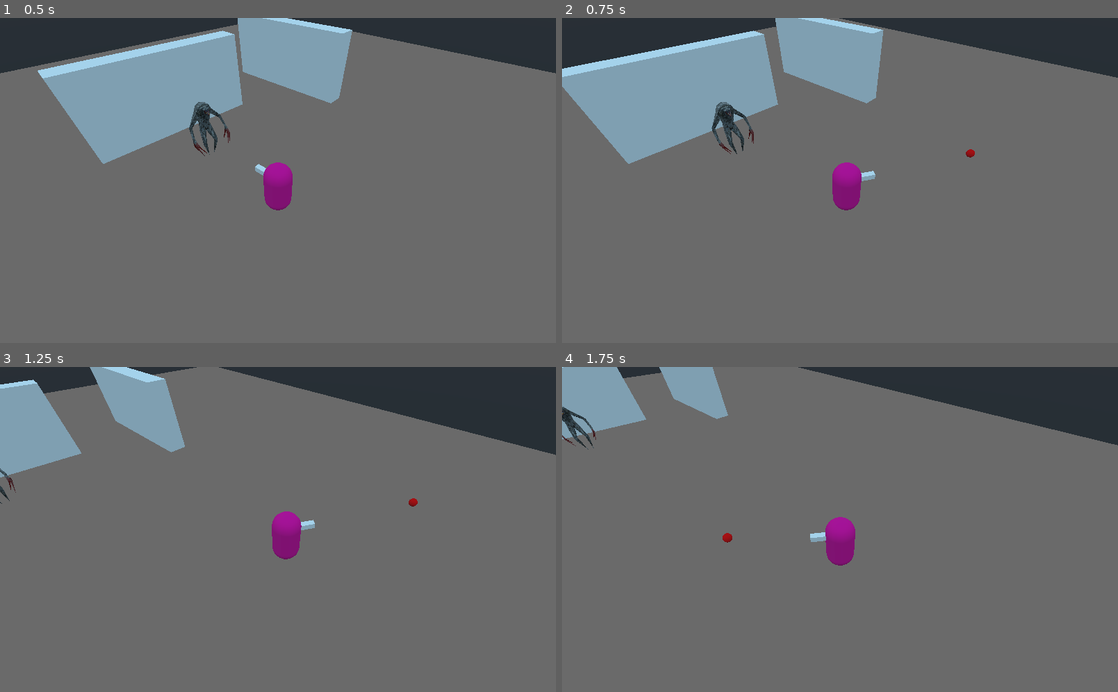
Above: before the commit, frames 1-4 (two rows, left to right).
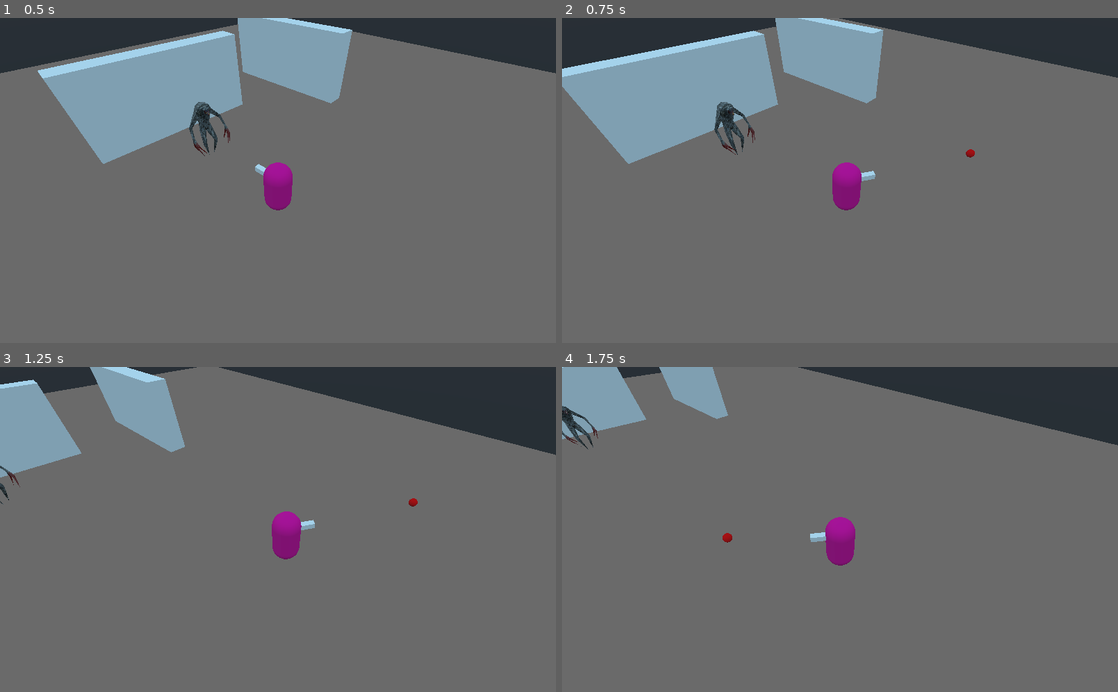
Above: after the commit, the same moments.

Repository: gusemil/topdownshooter3d-demo
Game: Godot game, scene res://scenes/World.tscn
The game is run twice, just before and just after one commit, with the same random seed, the same clock (stepped at 60 frames per second) and the same inputs.
Inputs (mouse positions are in pixels of both pictures, inside the frame that each line leads up to):
- Up to frame 1 (0.5 s): no input
- Up to frame 2 (0.75 s): move the mouse to (962, 164) at 0.52 s; press the mouse at (962, 164) at 0.53 s; hold D (move_right) from 0.53 s (still down)
- Up to frame 3 (1.25 s): keep holding D (move_right)
- Up to frame 4 (1.75 s): move the mouse to (728, 545) at 1.27 s; release D (move_right) at 1.28 s; release the mouse at (728, 545) at 1.28 s; hold S (move_backward) from 1.28 s (still down); click (728, 545) at 1.35 s

Frame 1 is identical in both runs. In frame 2, 0.3% of the frame differs, in the area x 26-35%, y 25-43%; in frame 3, 0.1%; in frame 4, 0.2%.

Commit message:
enemy rotates when looking at the player

Diff:
--- a/scenes/MeleeEnemy.tscn
+++ b/scenes/MeleeEnemy.tscn
@@ -16,6 +16,7 @@
 collision_layer = 2147483650
 collision_mask = 2147483649
 script = ExtResource( 3 )
+turn_speed_per_second = 180.0
 
 [node name="CollisionShape" type="CollisionShape" parent="."]
 transform = Transform( 1, 0, 0, 0, -1.62921e-07, 1, 0, -1, -1.62921e-07, 0, 1, 0 )
--- a/scripts/Enemy.gd
+++ b/scripts/Enemy.gd
@@ -6,9 +6,12 @@
 var player = null #reference to the player
 
 export var body_removes_after_seconds = 5
+export var sight_cone_degrees = 45.0
 
 onready var animation_player = $Graphics/AnimationPlayer
 onready var health_manager = $HealthManager
+
+export var turn_speed_per_second = 360.0
 
 var body_removal_timer : Timer
 func _ready():
@@ -29,13 +32,18 @@
 	add_child(body_removal_timer)
 
 func _process(delta):
-	print(has_player_in_line_of_sight())
+	#print(has_player_in_line_of_sight())
+	print(can_see_player())
 	if(current_state == STATE.IDLE):
-		#print("IDLE")
+		if(can_see_player()):
+			set_state(STATE.CHASE)
 		pass
 	elif(current_state == STATE.CHASE):
-		#state_chase(delta)
-		pass
+		var goal_position = player.global_transform.origin
+		var my_position = global_transform.origin
+		var direction = my_position.direction_to(goal_position)
+
+		face_direction(direction, delta)
 	elif(current_state == STATE.ATTACK):
 		#state_attack(delta)
 		pass
@@ -74,12 +82,27 @@
 	disable_all_collisions()
 	body_removal_timer.start() #tarvitaan start obviously
 
+func can_see_player(): #unnecessary probably
+	var direction_to_player = global_transform.origin.direction_to(player.global_transform.origin) #player.(global)transform.position
+	var forward = global_transform.basis.z
+	return rad2deg(forward.angle_to(direction_to_player)) < sight_cone_degrees and has_player_in_line_of_sight()
+
 func has_player_in_line_of_sight():
-	var my_position = global_transform.origin
-	var player_position = player.global_transform.origin
+	var my_position = global_transform.origin + Vector3.UP #is Vector3.UP necessary?
+	var player_position = player.global_transform.origin + Vector3.UP #is Vector3.UP necessary?
 
 	var space_state = get_world().get_direct_space_state()
 	var result = space_state.intersect_ray(my_position, player_position, [], 1) #[] exclude everything, 1 = environment
 	if(result):
 		return false #if something is hit in the enviroment, aka can't see player
 	return true
+
+func face_direction(direction: Vector3, delta):
+	var angle_difference = global_transform.basis.z.angle_to(direction)
+	var turn_right = sign(global_transform.basis.x.dot(direction)) #sign = kertoo onko luku negatiivinen vai positiivinen (palauttaa -1 jos negatiivinen luku sisällä jne.)
+
+	#checkataan onko nopeampaa kääntää oikealle vai vasemmalle?
+	if abs(angle_difference) < deg2rad(turn_speed_per_second) * delta:		 #abs = absoluuttinen arvo
+		rotation.y = atan2(direction.x, direction.z)
+	else:
+		rotation.y += deg2rad(turn_speed_per_second) * delta * turn_right
